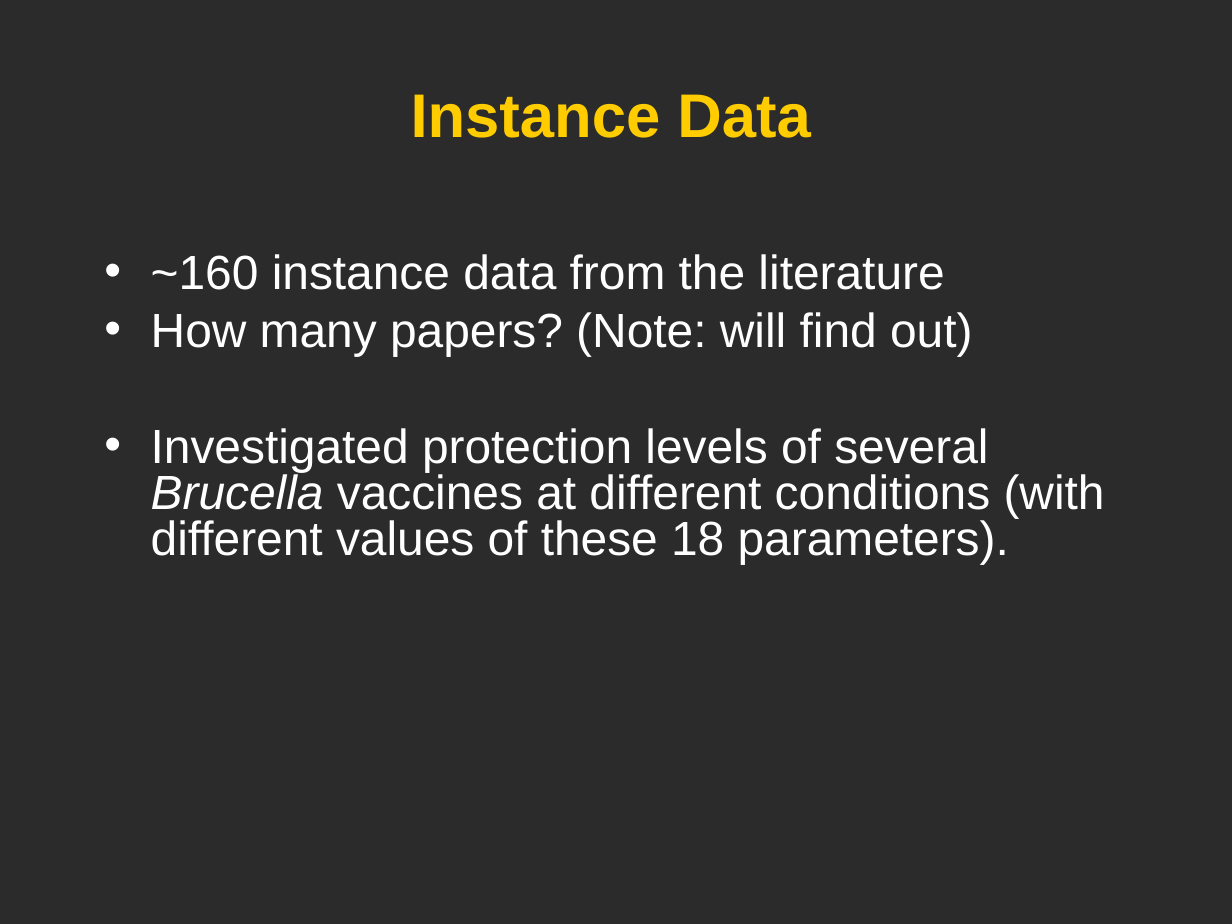
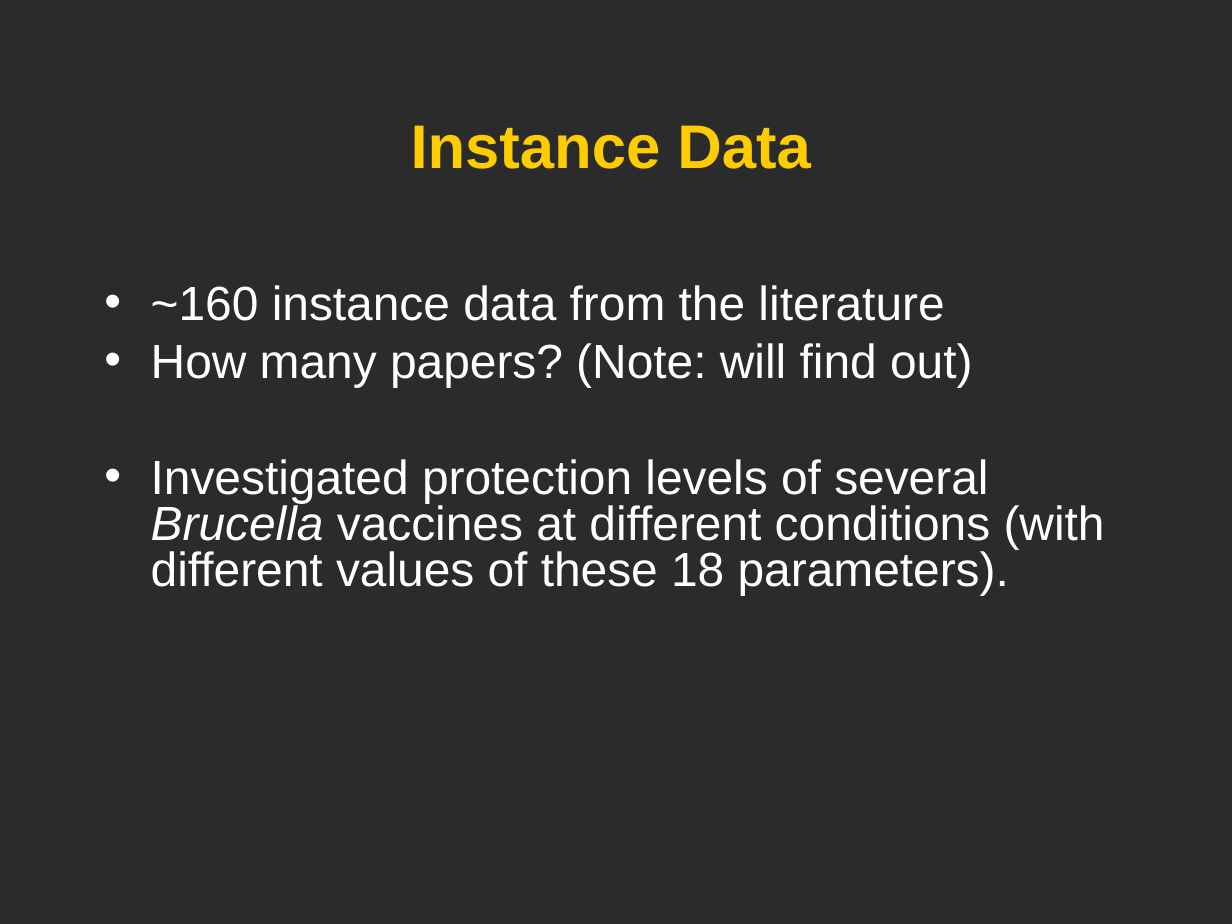
Before and after one commit to obi-ontology/obi-legacy-svn, a slide deck: slide 13 of trunk/docs/developer/use cases/Vaccine_usercase_Vancouver2010.ppt. Drawn at 1232x924 pixels with LibreOffice and Linux fonts; fonts in the diff are those of the drawing; background and template pictures are left out; a plain dark background stands for a picture behind light text. Boxes give left, top, right and bottom in pixels: in the first picture for what was removed or moved away, otherwise in the second. Text is boxed around its words. In the diff, an @@ line names an element or a change of style, - is before the commit and + after.

```diff
--- a/trunk/docs/developer/use cases/Vaccine_usercase_Vancouver2010.ppt
+++ b/trunk/docs/developer/use cases/Vaccine_usercase_Vancouver2010.ppt
@@ title "Instance Data" moved from (x1=411, y1=94, x2=810, y2=138) to (x1=411, y1=125, x2=810, y2=169) @@
@@ text "~160 instance data from the ..." moved from (x1=151, y1=254, x2=1105, y2=564) to (x1=151, y1=285, x2=1105, y2=595) @@
```
Also in this commit, not shown: 1 other slide changed.
